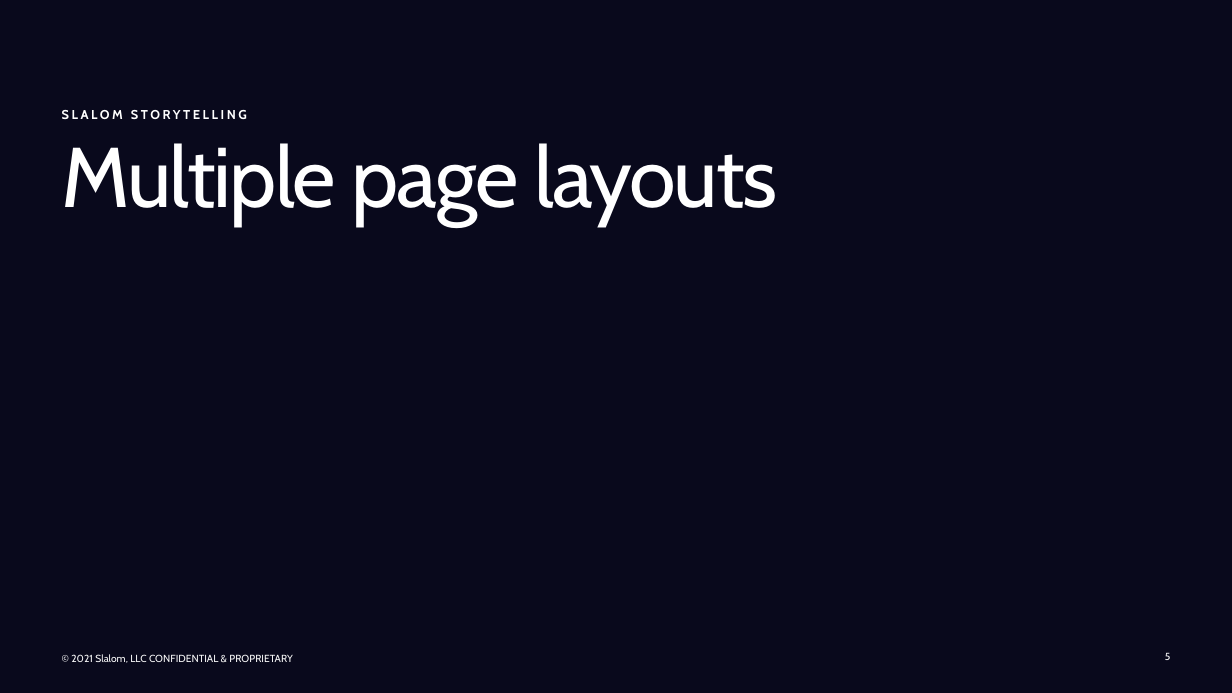
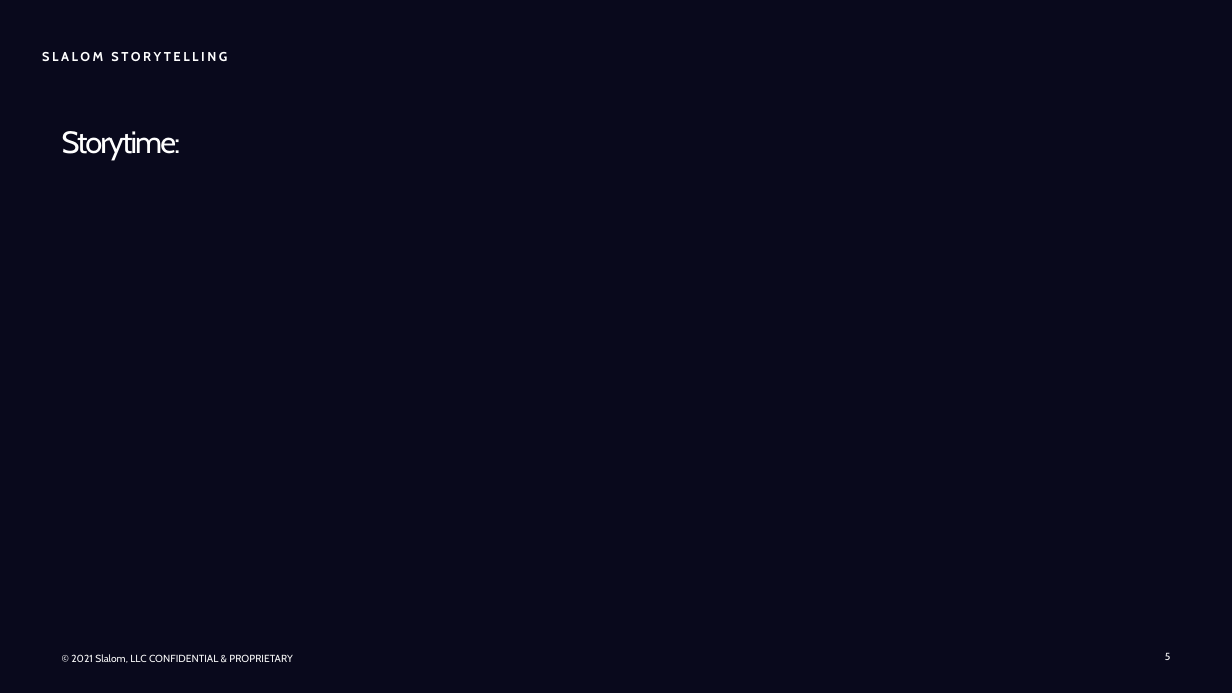
Before and after one commit to kangster7/cdond-c3-projectstarter, a slide deck: slide 5 of Presentation1.pptx. Drawn at 1232x693 pixels with LibreOffice and Linux fonts; fonts in the diff are those of the drawing; background and template pictures are left out. Boxes give left, top, right and bottom in pixels: in the first picture for what was removed or moved away, otherwise in the second. Text is boxed around its words. In the diff, an @@ line names an element or a change of style, - is before the commit and + after.

```diff
--- a/Presentation1.pptx
+++ b/Presentation1.pptx
@@ text "SLALOM STORYTELLING": place and size @@
-text "SLALOM STORYTELLING" at (62, 110, 247, 119)
+text "SLALOM STORYTELLING" at (42, 52, 227, 61)
@@ text at (62, 131, 181, 159): text changed; size 66 to 24 pt @@
-Multiple page layouts
+Storytime:
```
Also in this commit, not shown: 1 other slide changed, 1 other file.
